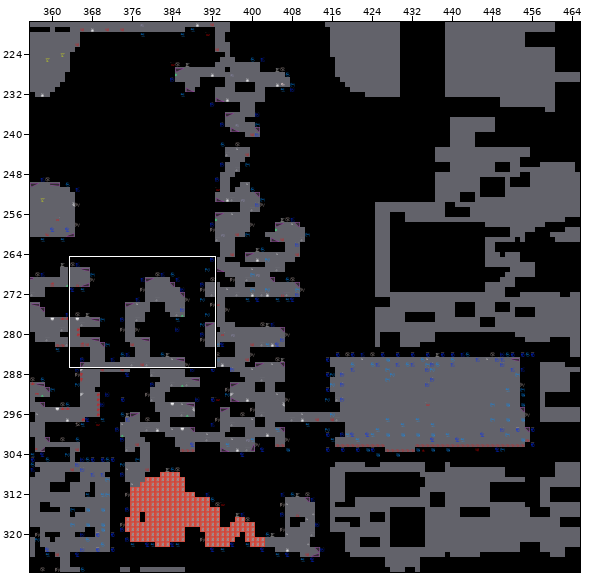
Two states of a Tiled map, DownloadedData/TheCave.tmx. Above: a wide view before the commit, with the close-up outlined.
Close-up. Before the commit:
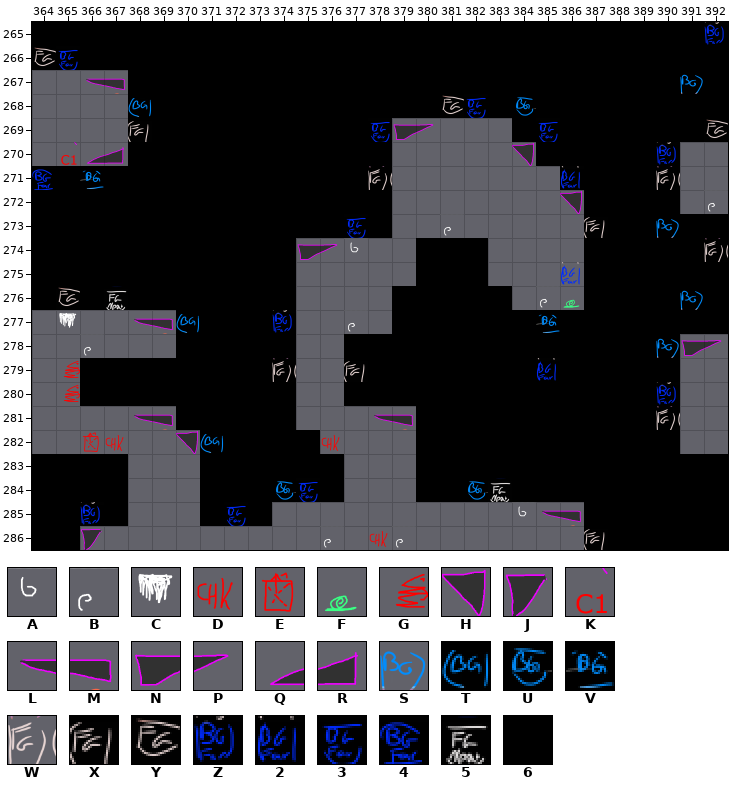
Cells are 120x120 px. Shown: x 364..392, y 265..286. The commit also changed other parts of the map, which this record leaves out.
Key: from "UpperCaveObjectTiles": A 7, B 8, C 12, D 15, E 16, F 23, G 26, H 45, J 46, K 50, L 58, M 59, N 60, P 61, Q 77, R 78, S 115, T 116, U 117, V 118, W 120, X 121, Y 122, Z 125, 2 126, 3 127, 4 128, 5 132; from "UpperCaveTiles": 6 12.
_ is an empty cell.
Layer "Level" before, first column x 364:
265 66666666666666666666666666666
266 66666666666666666666666666666
267 ____6666666666666666666666666
268 ____6666666666666666666666666
269 ____66666666666_____666666666
270 ____66666666666______666666__
271 666666666666666_______66666__
272 666666666666666________6666__
273 666666666666666________666666
274 66666666666_____666____666666
275 66666666666_____666____666666
276 66666666666____66666___666666
277 ______66666____66666666666666
278 ______66666__66666666666666__
279 __666666666__66666666666666__
280 __666666666__66666666666666__
281 ______66666_____66666666666__
282 _______66666____66666666666__
283 6666___666666___6666666666666
284 6666___666666___6666666666666
285 6666___666_____________666666
286 66_____________________666666
Layer "Objects" before, first column x 364:
265 ____________________________Z
266 Y3___________________________
267 __LM_______________________S_
268 ____T____________Y3_U________
269 ____X_________3NP____3______Y
270 _KQR________________H_____Z__
271 4_V___________W_______2___W__
272 ______________________H_____B
273 _____________3___B_____X__S__
274 ___________NPA______________W
275 ______________________2______
276 _Y_5_________________BF____S_
277 _C__LMT___Z__B_______V_______
278 __B_______________________SNP
279 _G________W__X_______2_______
280 _G________________________Z__
281 ____LM________LM__________W__
282 __ED__HT____D________________
283 _____________________________
284 __________U3______U5_________
285 __Z_____3___________ALM______
286 __J_________B_DB_______X_____
The result:
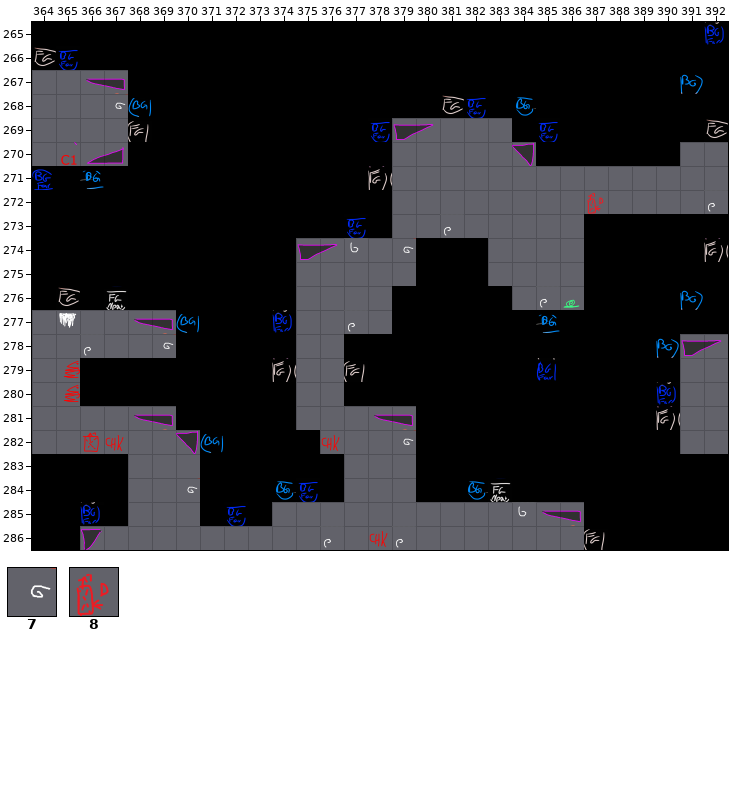
Further tiles: from "UpperCaveObjectTiles": 7 6, 8 71.
See-through tiles are keyed as they look on the map.
Changes in this commit:
Changed rows in their new state; . is an unchanged cell.
Layer "Level":
first column x 386:
271 _____
272 .____
Layer "Objects":
first column x 367:
268 7.......................
270 ......................._
271 ..................._..._
272 ..................._8...
273 ...................._.._
274 ............7...........
275 ..................._....
278 ..7.....................
first column x 370:
282 .........7
284 7.........
